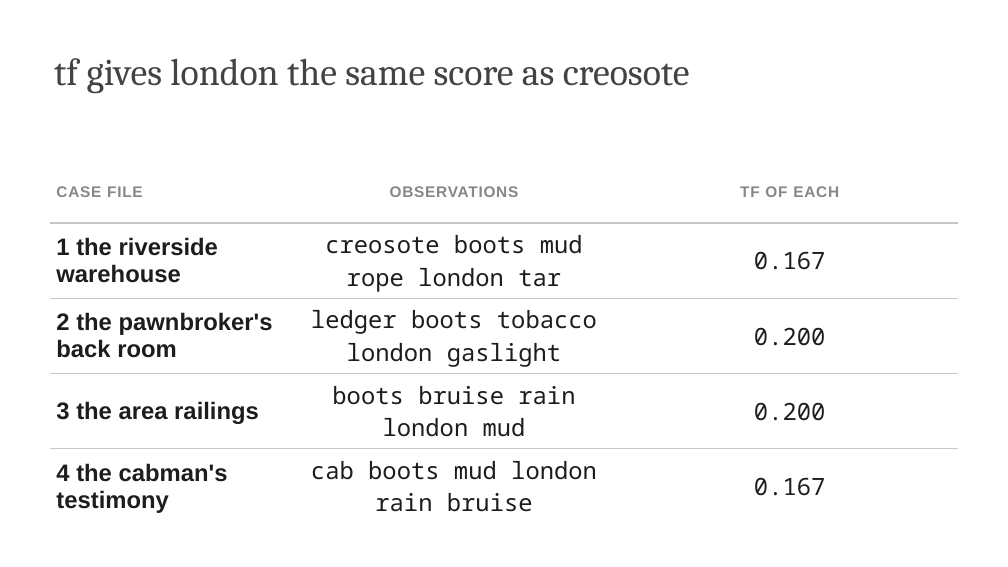
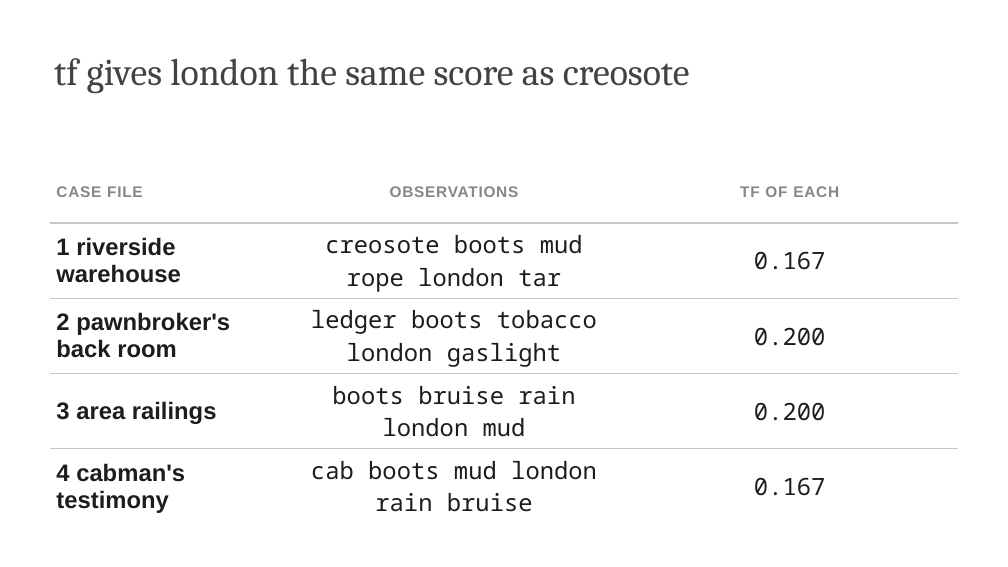
Before and after one commit to edavalosanaya/CSCI3495_NLP_LLMs_Student, a slide deck: slide 6 of weeks/week-05/class-01/lecture/slides.pptx (slide 5 before the commit). Drawn at 1008x567 pixels with LibreOffice and Linux fonts; fonts in the diff are those of the drawing; background and template pictures are left out. Boxes give left, top, right and bottom in pixels: in the first picture for what was removed or moved away, otherwise in the second. Text is boxed around its words. In the diff, an @@ line names an element or a change of style, - is before the commit and + after.

```diff
--- a/weeks/week-05/class-01/lecture/slides.pptx
+++ b/weeks/week-05/class-01/lecture/slides.pptx
@@ table at [50, 160, 958, 517] @@
-row 2, column 1: 1 the riverside warehouse
+row 2, column 1: 1 riverside warehouse
-row 3, column 1: 2 the pawnbroker's back room
+row 3, column 1: 2 pawnbroker's back room
-row 4, column 1: 3 the area railings
+row 4, column 1: 3 area railings
-row 5, column 1: 4 the cabman's testimony
+row 5, column 1: 4 cabman's testimony
```
Also in this commit, not shown: 5 other slides changed, 3 slides added, 3 slides removed, 2 other files.
